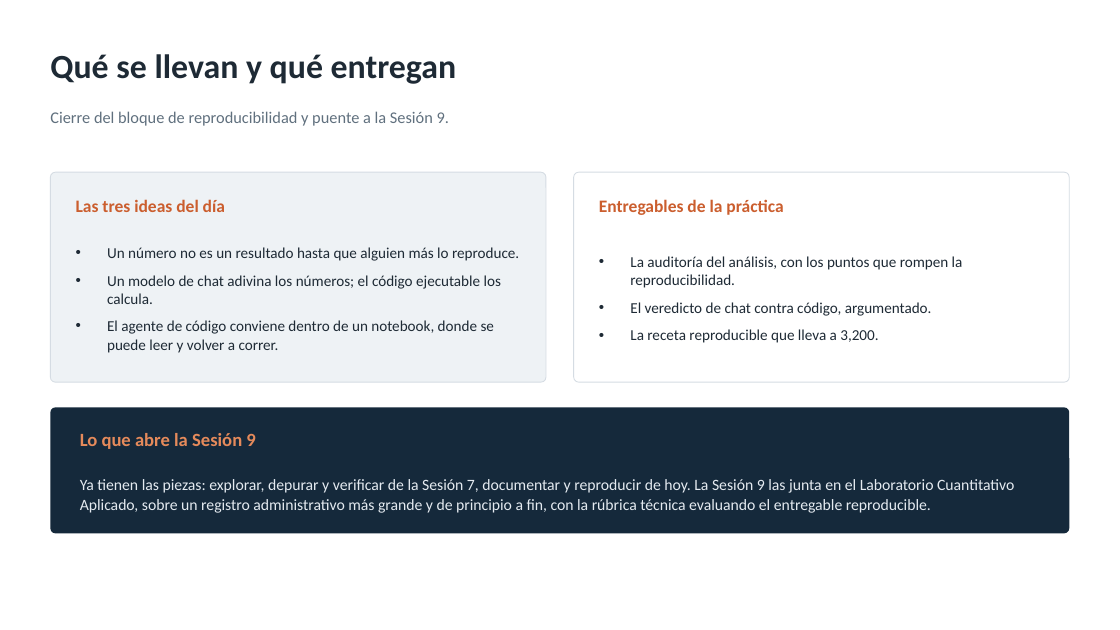
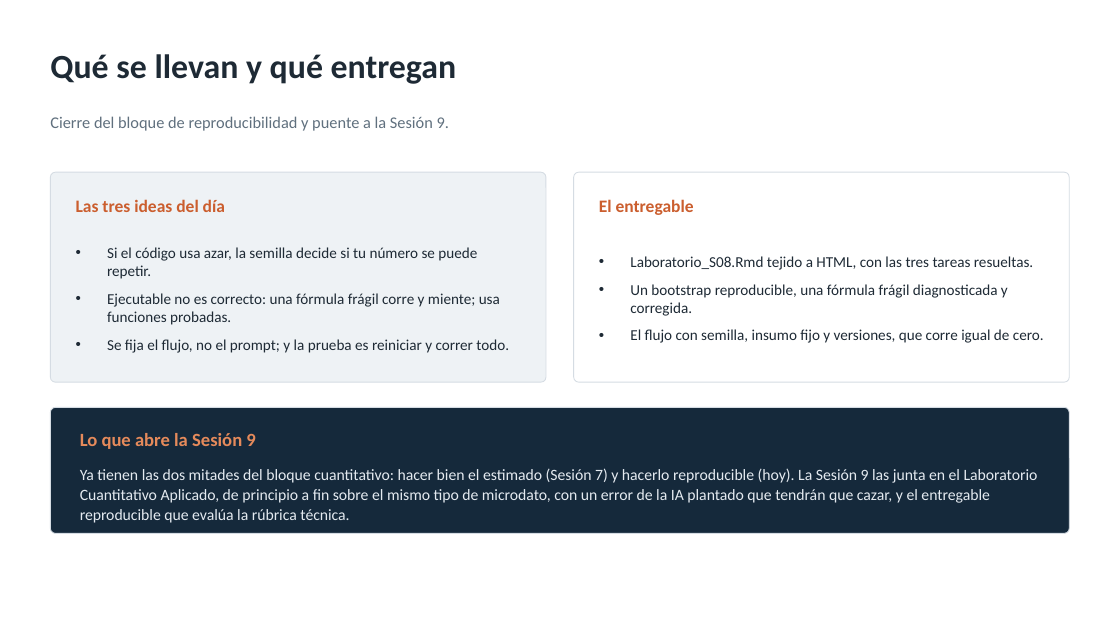
Before and after one commit to marvtrejo/curso-inegi-gen-ai, a slide deck: slide 17 of sesion-08/Sesion_08.pptx (slide 18 before the commit). Drawn at 1120x630 pixels with LibreOffice and Linux fonts; fonts in the diff are those of the drawing. Boxes give left, top, right and bottom in pixels: in the first picture for what was removed or moved away, otherwise in the second. Text is boxed around its words. In the diff, an @@ line names an element or a change of style, - is before the commit and + after.

```diff
--- a/sesion-08/Sesion_08.pptx
+++ b/sesion-08/Sesion_08.pptx
@@ text "Cierre del bloque de reproducibilidad ...": place and size @@
-text "Cierre del bloque de reproducibilidad ..." at [50, 111, 449, 126]
+text "Cierre del bloque de reproducibilidad ..." at [50, 116, 449, 131]
@@ text at [599, 199, 694, 215]: text changed @@
-Entregables de la práctica
+El entregable
@@ text at [107, 247, 509, 353]: text changed @@
-• Un número no es un resultado hasta que alguien más lo reproduce.
-• Un modelo de chat adivina los números; el código ejecutable los calcula.
-• El agente de código conviene dentro de un notebook, donde se puede leer y volver a correr.
+• Si el código usa azar, la semilla decide si tu número se puede repetir.
+• Ejecutable no es correcto: una fórmula frágil corre y miente; usa funciones probadas.
+• Se fija el flujo, no el prompt; y la prueba es reiniciar y correr todo.
@@ text at [630, 256, 1044, 343]: text changed @@
-• La auditoría del análisis, con los puntos que rompen la reproducibilidad.
-• El veredicto de chat contra código, argumentado.
-• La receta reproducible que lleva a 3,200.
+• Laboratorio_S08.Rmd tejido a HTML, con las tres tareas resueltas.
+• Un bootstrap reproducible, una fórmula frágil diagnosticada y corregida.
+• El flujo con semilla, insumo fijo y versiones, que corre igual de cero.
@@ rounded rectangle at [50, 408, 1070, 534]: outline none to #D5DCE3 0.75 pt @@
@@ text at [80, 468, 1038, 523]: text changed @@
-Ya tienen las piezas: explorar, depurar y verificar de la Sesión 7, documentar y reproducir de hoy. La Sesión 9 las junta en el Laboratorio Cuantitativo Aplicado, sobre un registro administrativo más grande y de principio a fin, con la rúbrica técnica evaluando el entregable reproducible.
+Ya tienen las dos mitades del bloque cuantitativo: hacer bien el estimado (Sesión 7) y hacerlo reproducible (hoy). La Sesión 9 las junta en el Laboratorio Cuantitativo Aplicado, de principio a fin sobre el mismo tipo de microdato, con un error de la IA plantado que tendrán que cazar, y el entregable reproducible que evalúa la rúbrica técnica.
```
Also in this commit, not shown: 5 other slides changed, 12 slides added, 13 slides removed, 10 other files.
